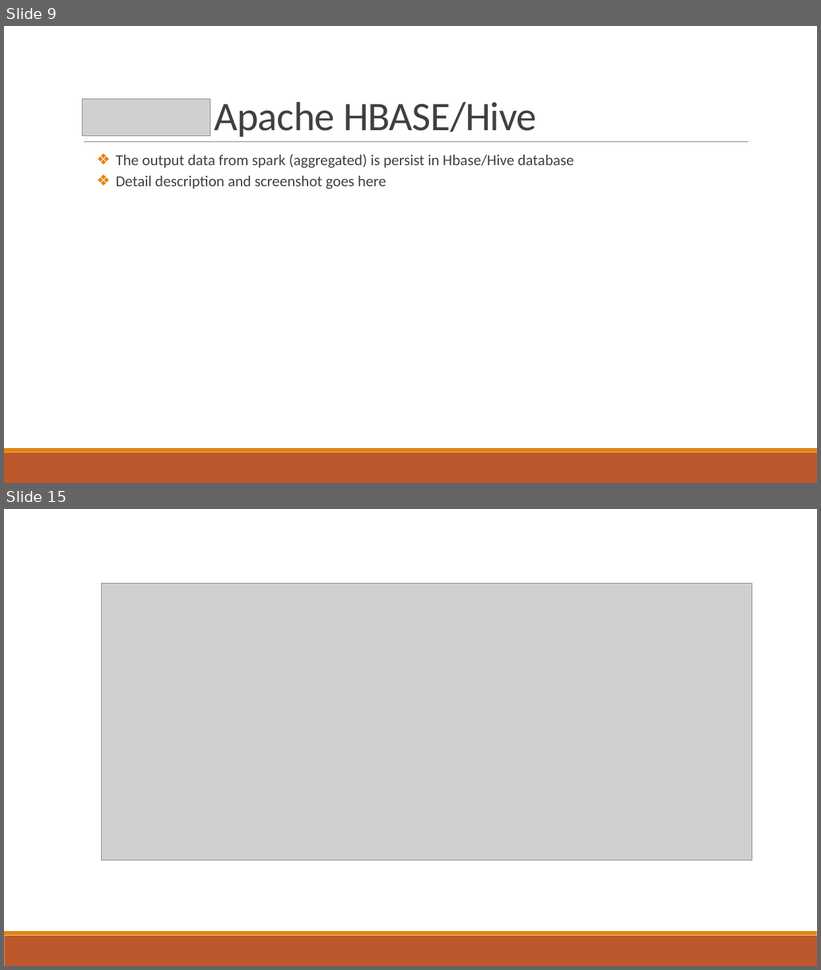
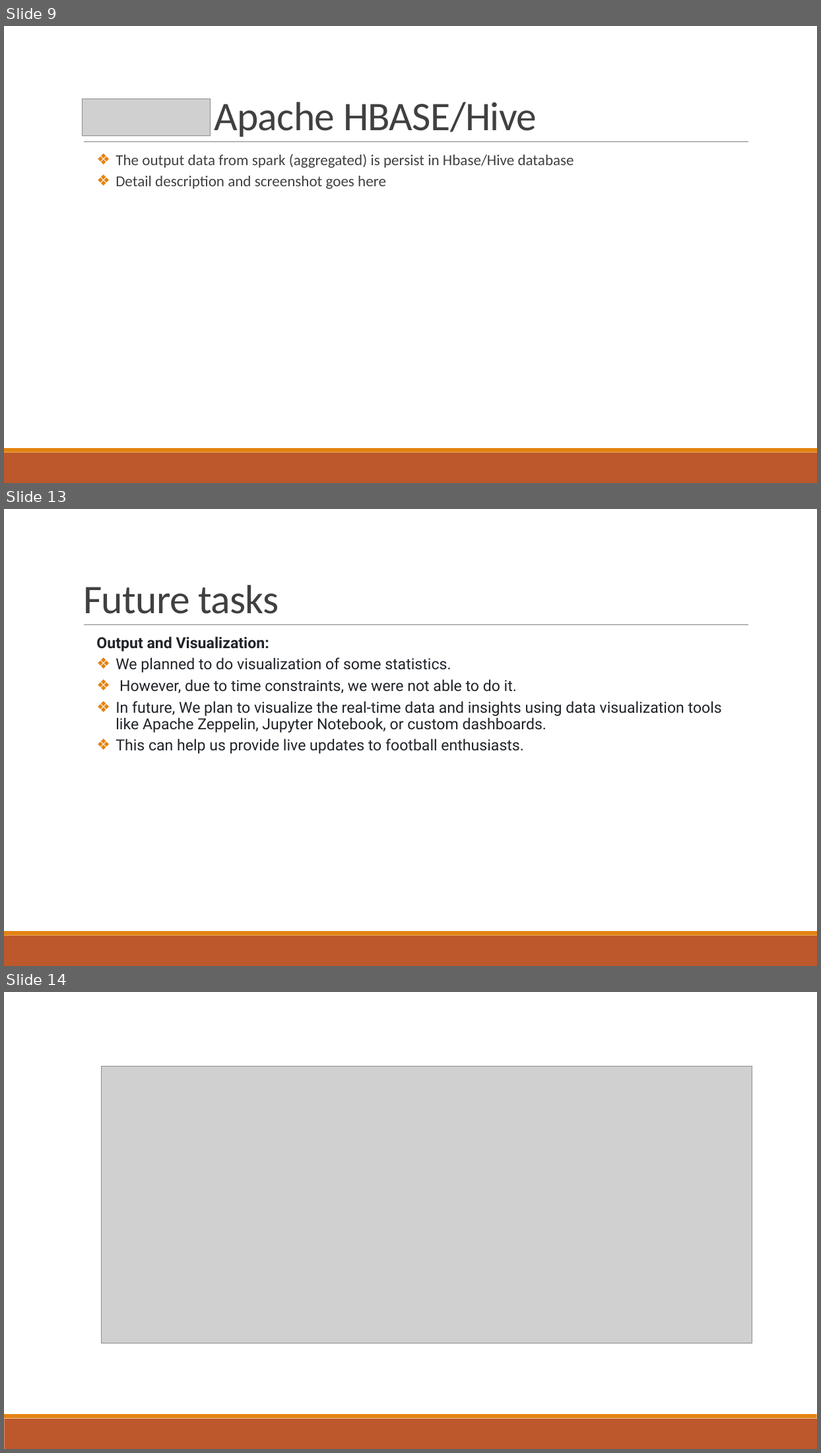
Before and after one commit to pbudhathoki/CS523-BDT-SoccorAnalyser, a slide deck: Final Project-SoccorAnalyser-Group4.pptx. Shown one above the other, each under a label of ours: slides 9 and 15 before the commit, slides 9, 13 and 14 after it; the slides between them are not shown. The pictures are 821x970 and 821x1453 pixels, drawn with LibreOffice and Linux fonts; fonts in the diff are those of the drawing; grey boxes stand for pictures. Boxes give left, top, right and bottom in pixels: in the first picture for what was removed or moved away, otherwise in the second. Text is boxed around its words. In the diff, an @@ line names an element or a change of style, - is before the commit and + after.

```diff
--- a/Final Project-SoccorAnalyser-Group4.pptx
+++ b/Final Project-SoccorAnalyser-Group4.pptx
@@ slide 13 added at (x1=4, y1=509, x2=817, y2=966), background #FFFFFF; not listed: 3 template elements that a slide beside it also shows @@
@@ title added at (x1=83, y1=585, x2=279, y2=614), 48 pt, text #404040 @@
+Future tasks
@@ text added at (x1=96, y1=636, x2=722, y2=754), 18 pt, text #1F2328 @@
+  Output and Visualization:
+  ❖ We planned to do visualization of some statistics.
+  ❖ However, due to time constraints, we were not able to do it.
+  ❖ In future, We plan to visualize the real-time data and insights using data visualization tools like Apache Zeppelin, Jupyter Notebook, or custom dashboards.
+  ❖ This can help us provide live updates to football enthusiasts.
@@ what was slide 15 is now slide 14 @@
```
Also in this commit, not shown: 4 slides changed, 1 other slide added, 3 slides removed.
